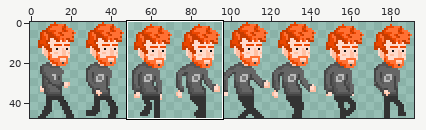
Sprite sheet -- pfp-game/platforms/browser/www/img/level-0-character-walk.png. The picture above shows the old version from afar; the outline marks the close-up.
Close-up. Old version:
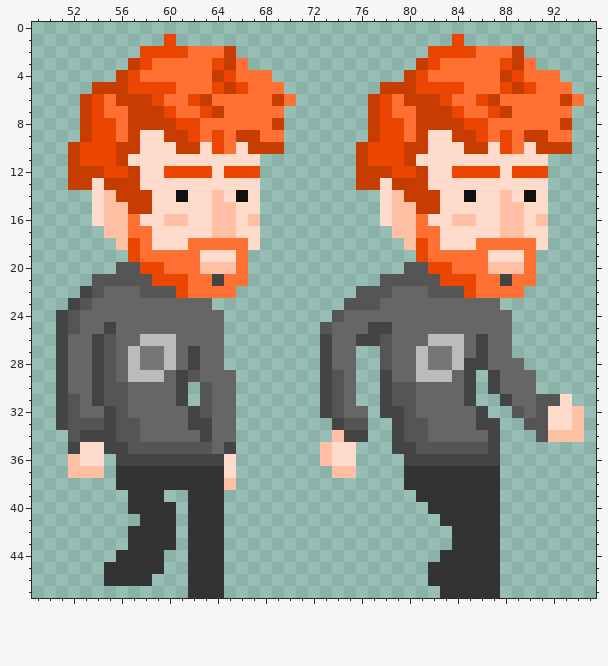
The file is 192x48 pixels. Shown: x 49..95, y 0..47. The commit also changed other parts of the picture, which this record leaves out.
Now the later version:
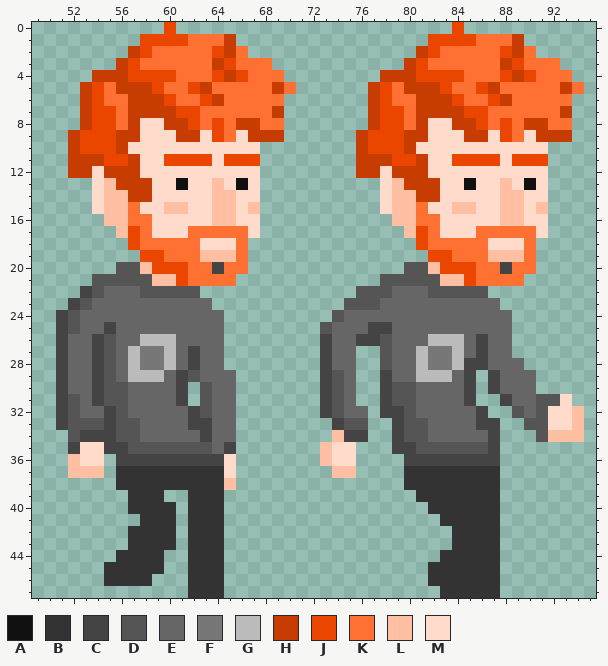
Palette (. is transparent): A #111111  B #333333  C #444444  D #555555  E #666666  F #777777  G #bbbbbb  H #c73c00  J #eb4600  K #ff7033  L #ffbfa3  M #ffdbcc
The exact change:
Changed rows in their new state; - is an unchanged pixel.
first column x 52:
 0 --------J-----------------------J----------
 1 ------JJ-JKKKH----------------JJ-JKKKH-----
 2 -----H-KKK--J-K--------------H-KKK--J-K----
 3 ----HJK-----HJ-KK-----------HJK-----HJ-KK--
 4 --HH--JJJ---JHJ--K--------HH--JJJ---JHJ--K-
 5 -HJK-HH-K-JHKKK--HK------HJK-HH-K-JHKKK--HK
 6 ----K--HJ-KJH----K.---------K--HJ-KJH----K.
 7 ---J----HJJKK----H---------J----HJJKK----H-
 8 ------MM-H--J-HH-K------------MM-H--J-HH-K-
 9 HJ--H---M-HM--M-HH------HJ--H---M-HM--M-HH-
10 -----M---MM-MM-M..-----------M---MM-MM-M..-
11 -HH-JH--JJJJ-JJJ---------HH-JH--JJJJ-JJJ---
12 --MHH---MMMM-MMM----------MHH---MMMM-MMM---
13 ..-L--H--A--L-A---------..-L--H--A--L-A----
14 ----L----M---LM-------------L----M---LM----
15 -----KM-LL-----L-------------KM-LL-----L---
16 --.---K-MM-----M----------.---K-MM-----M---
17 ---.-J----KKKKK------------.-J----KKKKK----
18 ----.--KKK-MMM-.------------.--KKK-MMM-.---
19 -----.JJ---LLL---------------.JJ---LLL-----
20 ------L-JJ-KCK----------------L-JJ-KCK-----
21 -------LL---K-.----------------LL---K-.----
22 ---------DD...-------------------DD...-----
